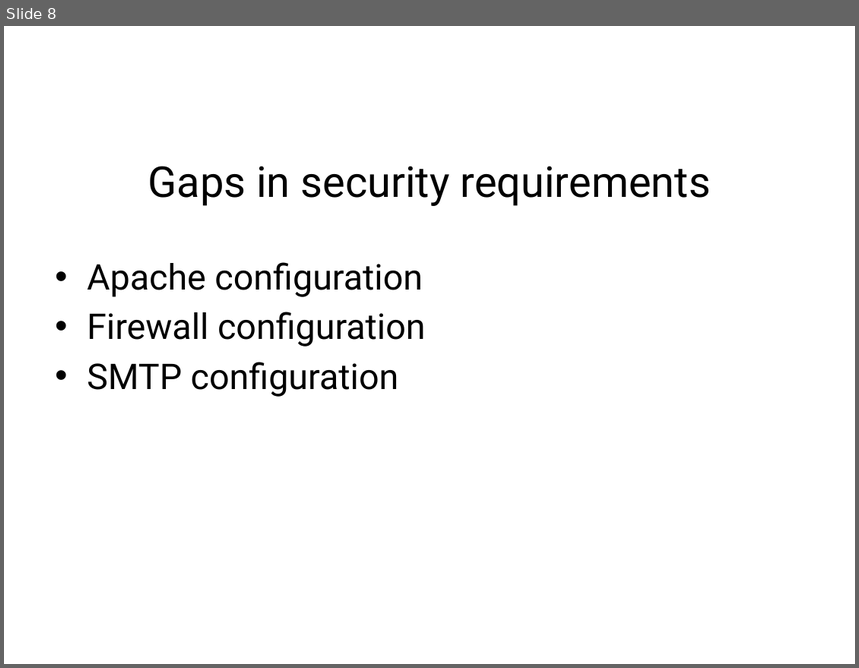
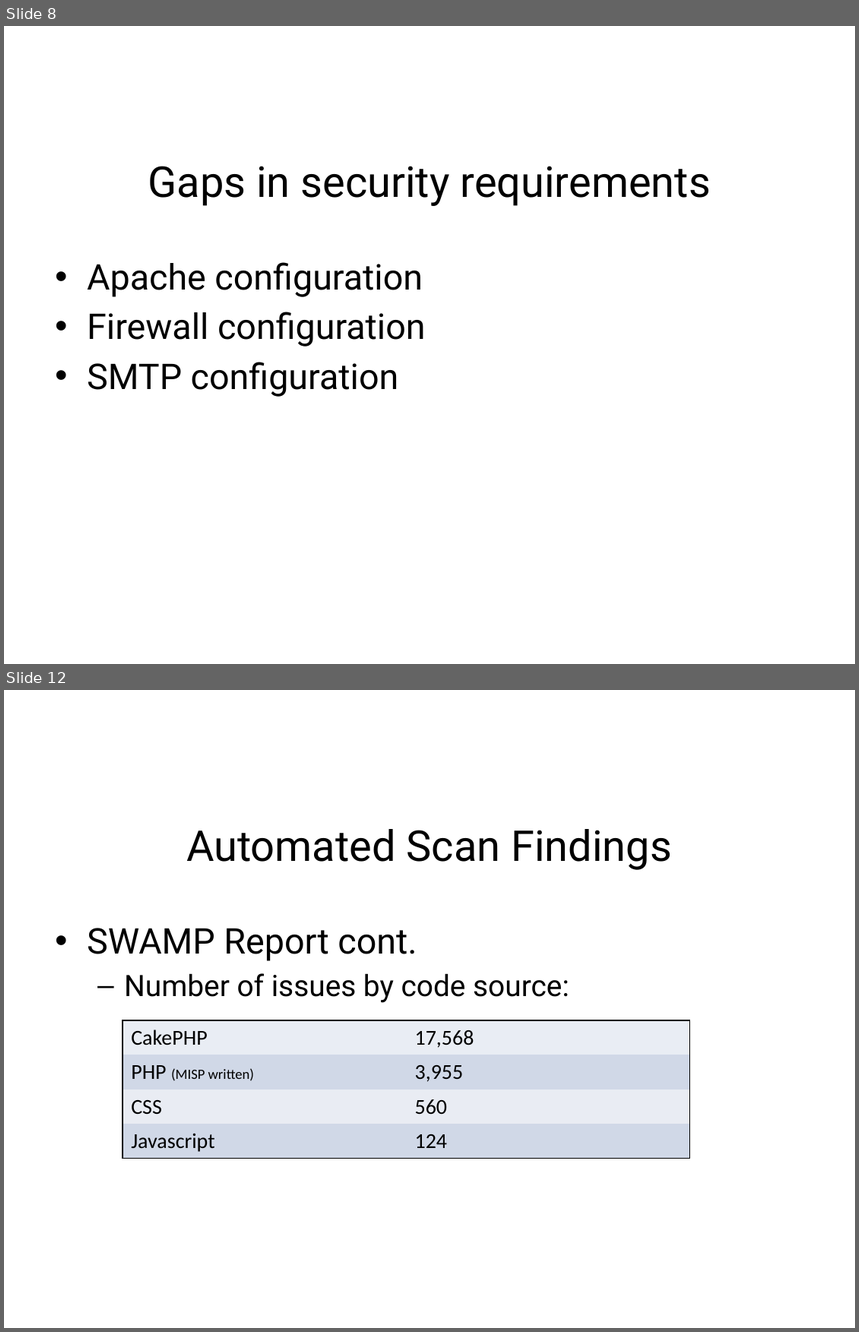
Before and after one commit to team-assure/Semester-Project, a slide deck: Class-Presentation/MISP_Presentation .pptx. Shown one above the other, each under a label of ours: slide 8 before the commit, slides 8 and 12 after it; the slides between them are not shown. The pictures are 859x668 and 859x1332 pixels, drawn with LibreOffice and Linux fonts; fonts in the diff are those of the drawing; background and template pictures are left out. Boxes give left, top, right and bottom in pixels: in the first picture for what was removed or moved away, otherwise in the second. Text is boxed around its words. In the diff, an @@ line names an element or a change of style, - is before the commit and + after.

Commit message:
Added slides
with information from the static analysis scans.  Also included the Excel worksheet with the compilation of information from the SWAMP report.

```diff
--- a/Class-Presentation/MISP_Presentation .pptx
+++ b/Class-Presentation/MISP_Presentation .pptx
@@ slide 12 added at [4, 690, 855, 1328], background picture (left out) @@
@@ title added at [186, 829, 672, 870], 36 pt, text #000000 @@
+Automated Scan Findings
@@ text added at [87, 928, 569, 1003], 25 pt, text #000000 @@
+• SWAMP Report cont.
+  – Number of issues by code source:
@@ table added at [123, 1021, 690, 1158], 4 rows, 2 columns @@
+CakePHP | 17,568
+PHP (MISP written) | 3,955
+CSS | 560
+Javascript | 124
```
Also in this commit, not shown: 1 slide changed, 3 other slides added, 1 other file.
